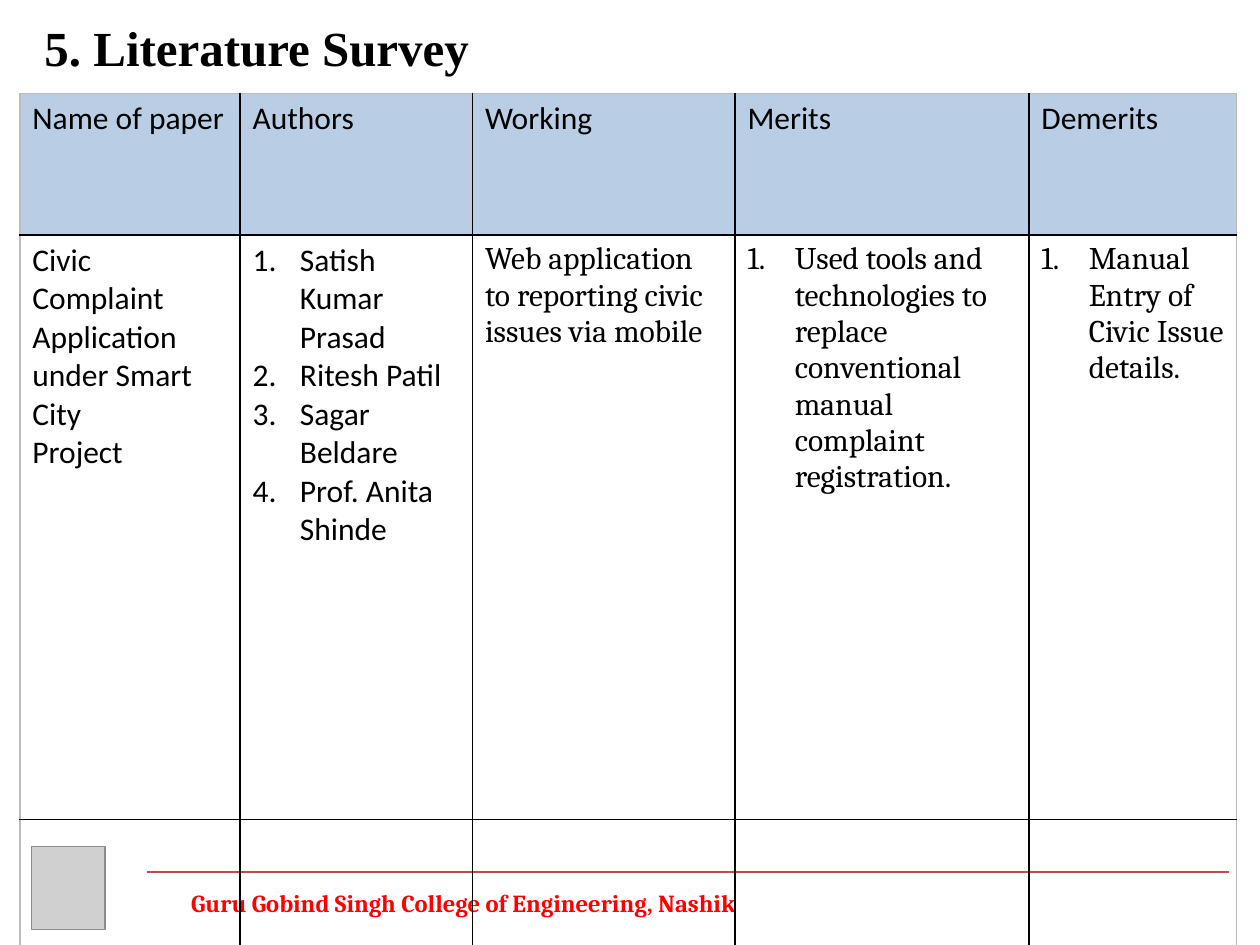
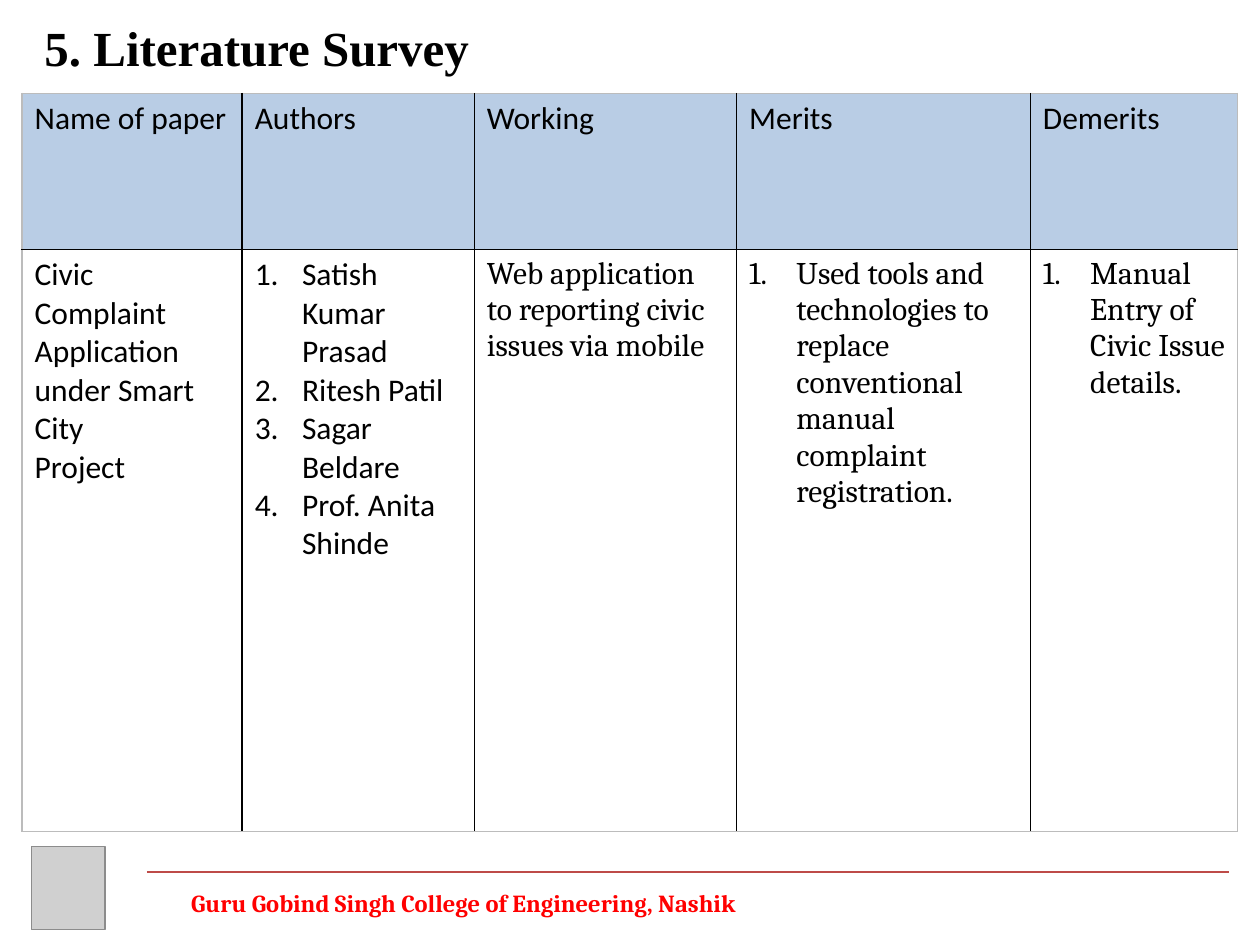
Before and after one commit to Roxhitttt/NMC-Final-Year-Project, a slide deck: slide 8 of NMC final yr project/G - 2 Review 5 ppt Final.pptx. Drawn at 1260x945 pixels with LibreOffice and Linux fonts; fonts in the diff are those of the drawing; grey boxes stand for pictures. Boxes give left, top, right and bottom in pixels: in the first picture for what was removed or moved away, otherwise in the second. Text is boxed around its words. In the diff, an @@ line names an element or a change of style, - is before the commit and + after.

```diff
--- a/NMC final yr project/G - 2 Review 5 ppt Final.pptx
+++ b/NMC final yr project/G - 2 Review 5 ppt Final.pptx
@@ table at (x1=23, y1=93, x2=1239, y2=832) @@
-row 3:  |  |  |  | 
```
Also in this commit, not shown: 12 other slides changed, 2 other files.
